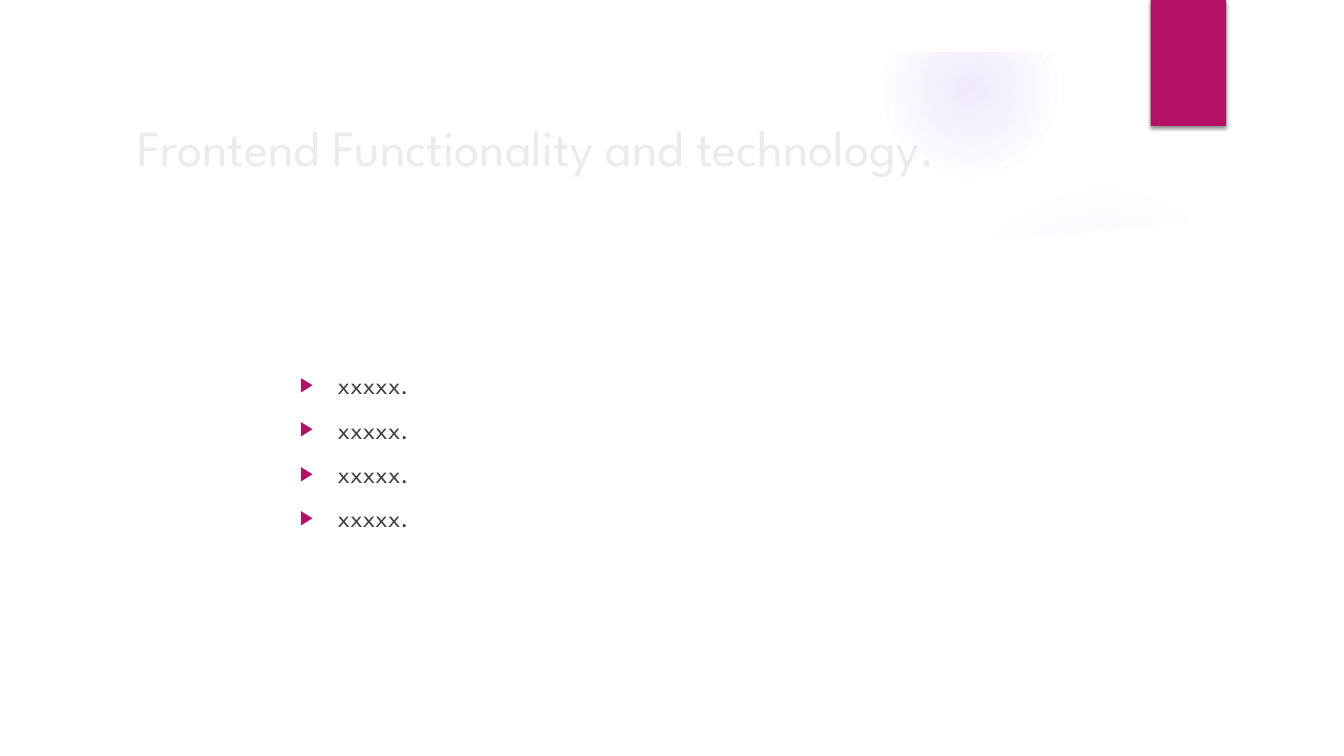
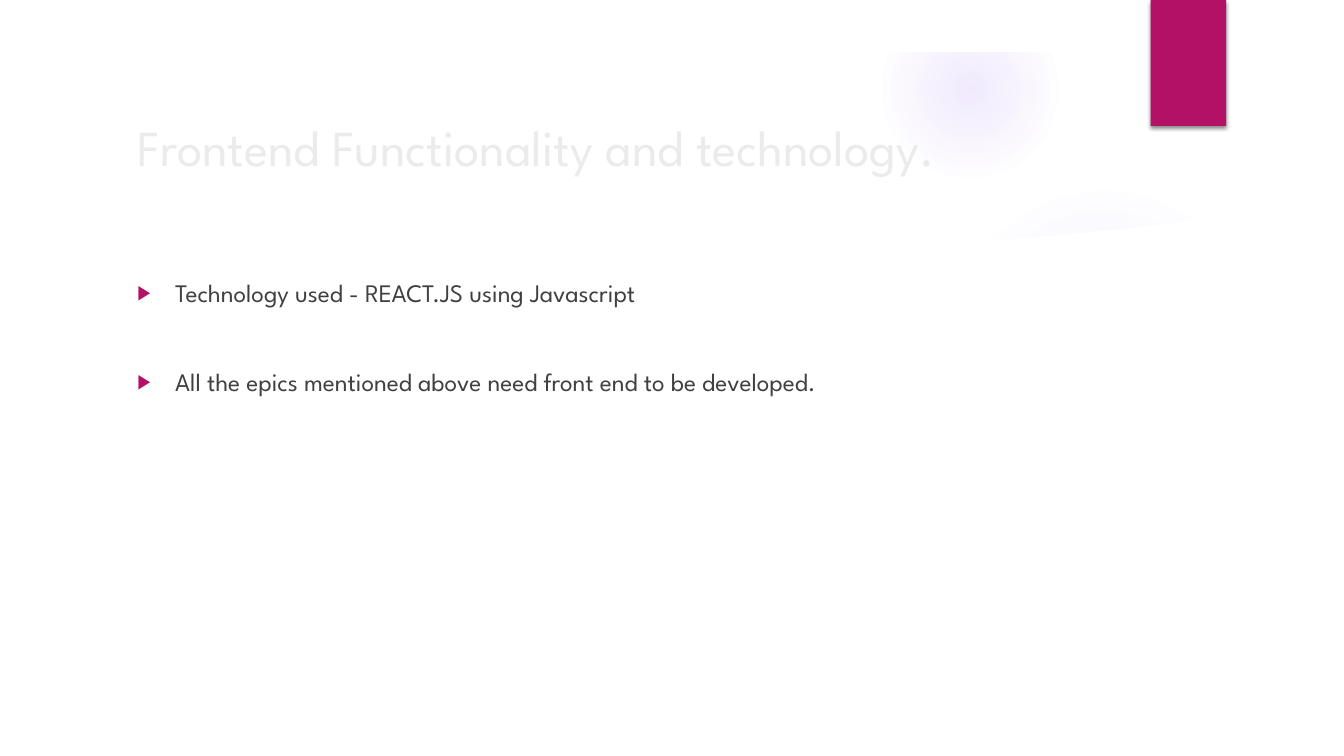
Before and after one commit to FAIVE-AI/CV-ANALYSIS-USING-NLP, a slide deck: slide 5 of Template.pptx. Drawn at 1344x756 pixels with LibreOffice and Linux fonts; fonts in the diff are those of the drawing; background and template pictures are left out. Boxes give left, top, right and bottom in pixels: in the first picture for what was removed or moved away, otherwise in the second. Text is boxed around its words. In the diff, an @@ line names an element or a change of style, - is before the commit and + after.

```diff
--- a/Template.pptx
+++ b/Template.pptx
@@ text added at bbox=[175, 284, 815, 397], 18 pt, text #404040 @@
+▶ Technology used - REACT.JS using Javascript
+▶ All the epics mentioned above need front end to be developed.
@@ text removed at bbox=[338, 383, 409, 527] @@
-▶ xxxxx.
-▶ xxxxx.
-▶ xxxxx.
-▶ xxxxx.
```
Also in this commit, not shown: 6 other slides changed, 1 slide added, 1 slide removed.
